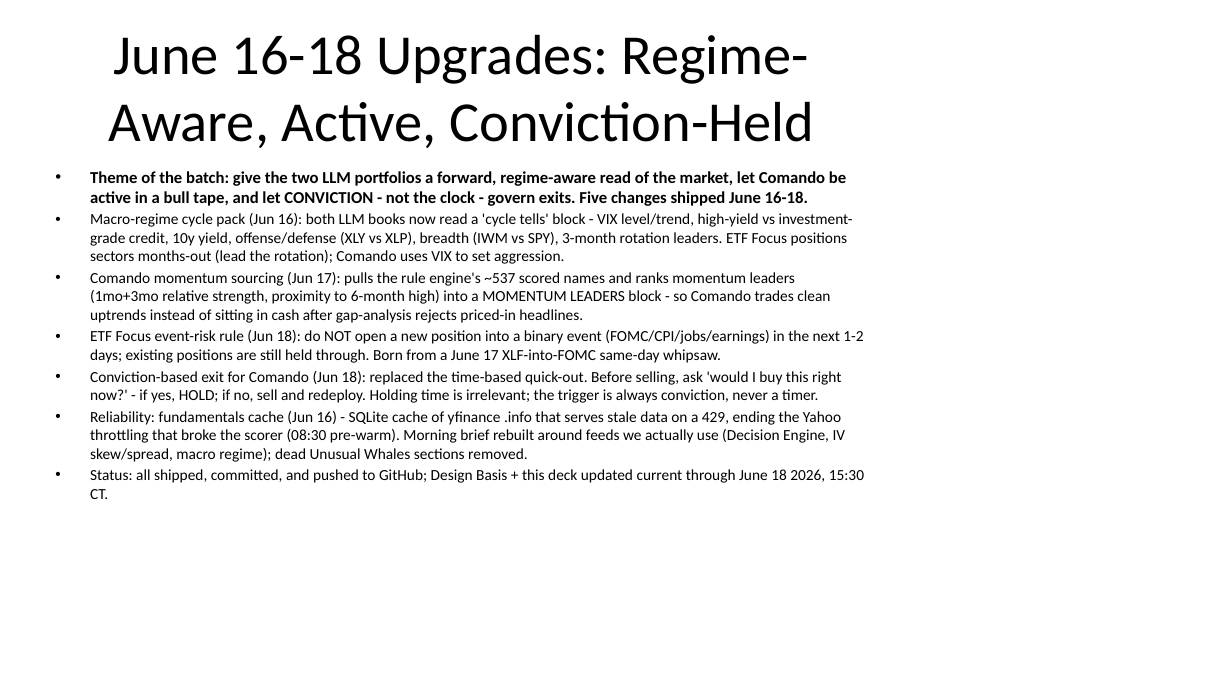
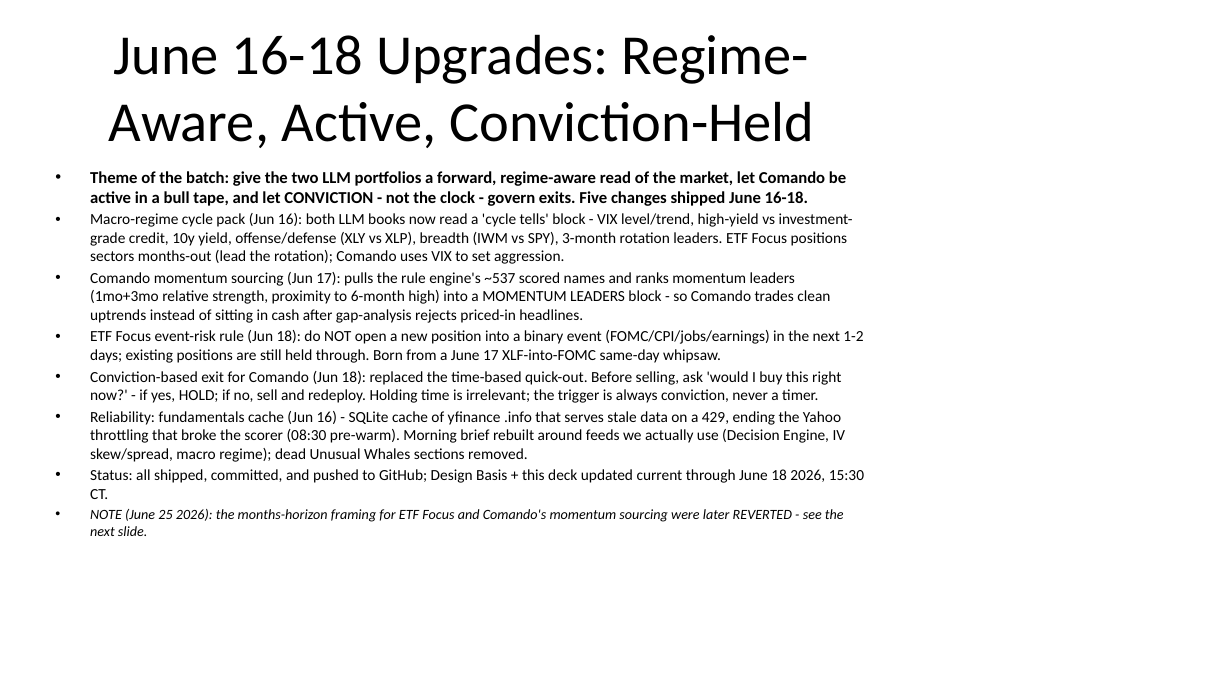
Before and after one commit to cbiggs1-tech/bigclaw-codebase, a slide deck: slide 12 of BigClaw_ShowAndTell.pptx. Drawn at 1232x693 pixels with LibreOffice and Linux fonts; fonts in the diff are those of the drawing. Boxes give left, top, right and bottom in pixels: in the first picture for what was removed or moved away, otherwise in the second. Text is boxed around its words. In the diff, an @@ line names an element or a change of style, - is before the commit and + after.

```diff
--- a/BigClaw_ShowAndTell.pptx
+++ b/BigClaw_ShowAndTell.pptx
@@ text at (x1=90, y1=509, x2=844, y2=536): paragraph added @@
+• NOTE (June 25 2026): the months-horizon framing for ETF Focus and Comando's momentum sourcing were later REVERTED - see the next slide.
```
Also in this commit, not shown: 1 slide added, 1 other file.
